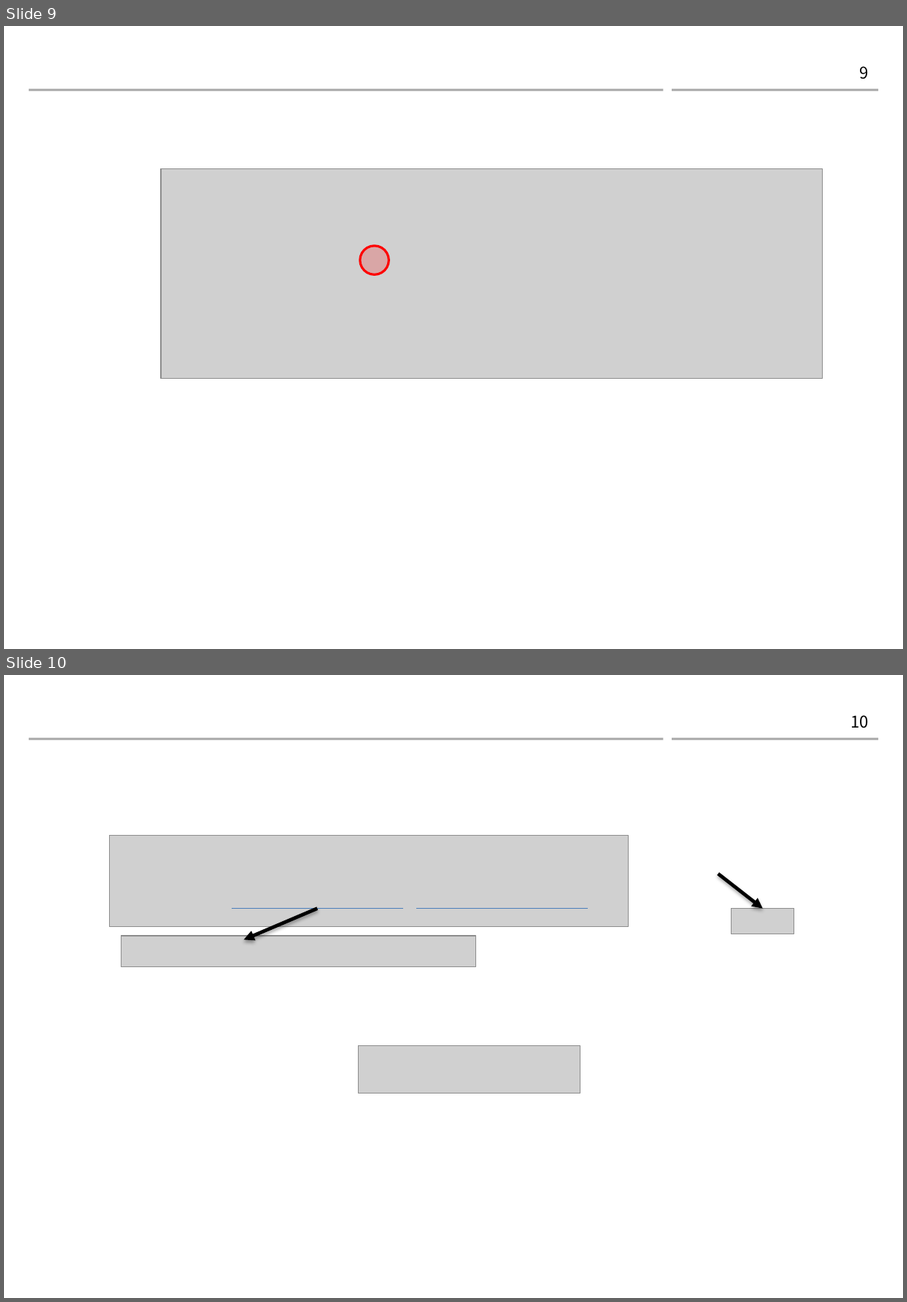
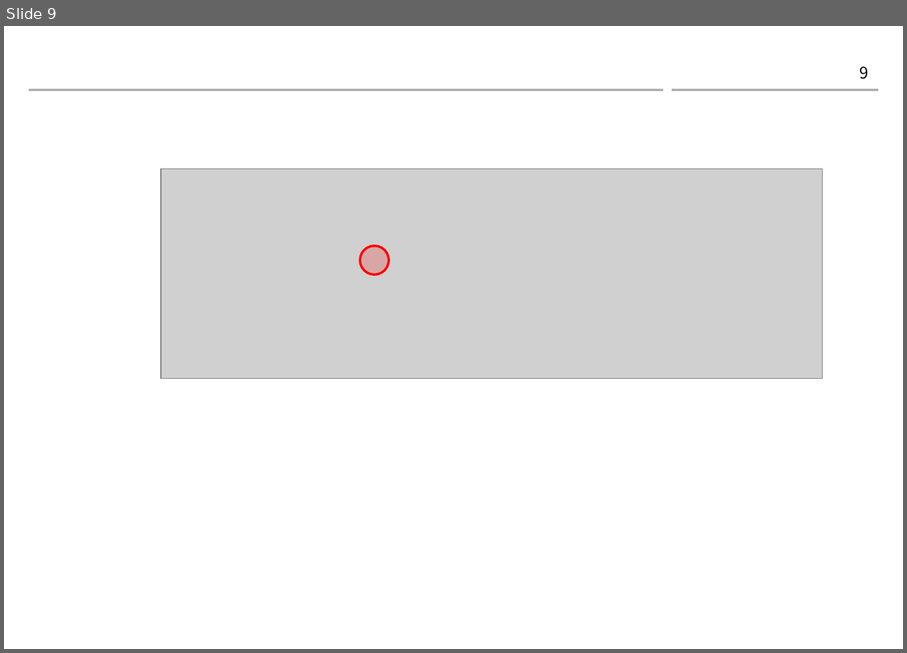
Before and after one commit to gaussian37/gaussian37.github.io, a slide deck: assets/img/autodrive/ose/bayes_filter/bayes_filter.pptx. Shown one above the other, each under a label of ours: slides 9 and 10 before the commit, slide 9 after it. The pictures are 907x1302 and 907x653 pixels, drawn with LibreOffice and Linux fonts; fonts in the diff are those of the drawing; grey boxes stand for pictures; background and template pictures are left out. Boxes give left, top, right and bottom in pixels: in the first picture for what was removed or moved away, otherwise in the second. Text is boxed around its words. In the diff, an @@ line names an element or a change of style, - is before the commit and + after.

```diff
--- a/assets/img/autodrive/ose/bayes_filter/bayes_filter.pptx
+++ b/assets/img/autodrive/ose/bayes_filter/bayes_filter.pptx
@@ slide 10 removed at [4,675,903,1298], background #FFFFFF; not listed: 2 template elements that a slide beside it also shows @@
@@ page number removed at [851,715,869,728] @@
-10
@@ picture removed at [109,836,628,927] @@
@@ arrow removed from (719, 874) to (763, 909) @@
@@ line removed from (232, 909) to (403, 909) @@
@@ arrow removed from (318, 909) to (244, 940) @@
@@ line removed from (416, 909) to (589, 909) @@
@@ picture removed at [732,909,795,934] @@
@@ picture removed at [121,936,476,966] @@
@@ picture removed at [359,1045,581,1093] @@
```
Also in this commit, not shown: 1 slide added, 3 other files.
